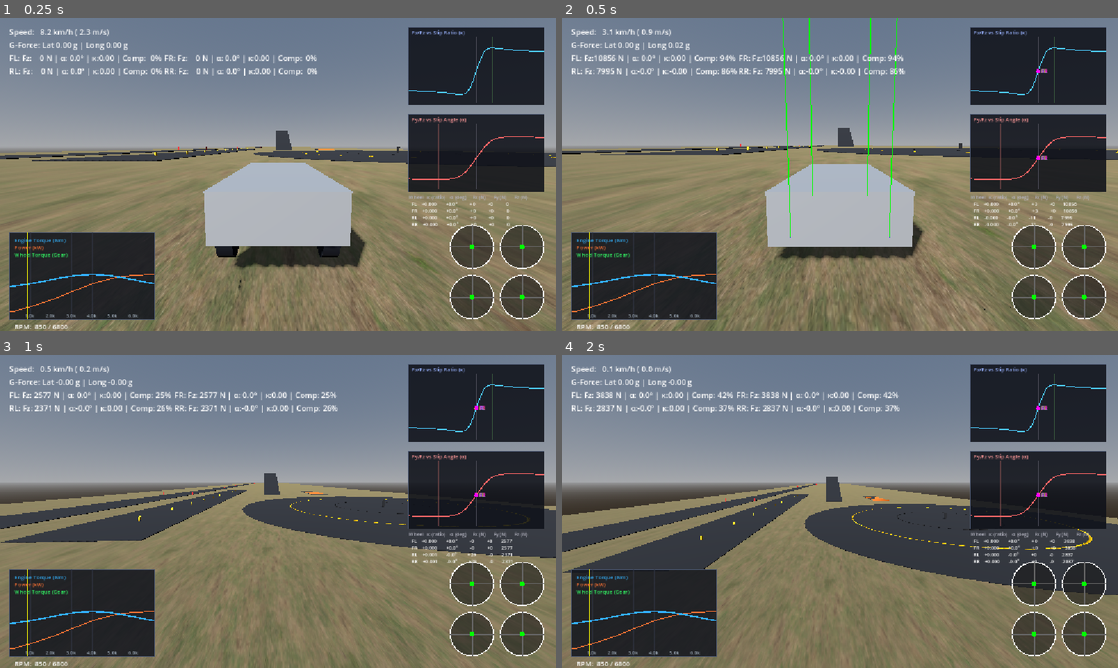
Above: before the commit, frames 1-4 (two rows, left to right).
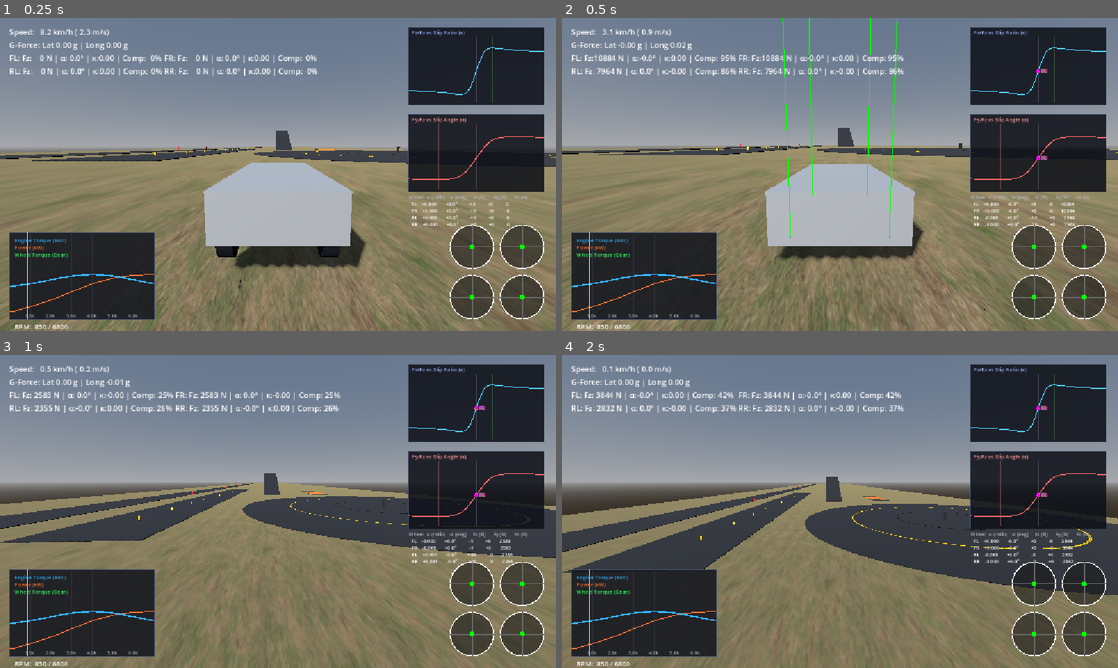
Above: after the commit, the same moments.

Repository: RealAbdurRehman/grounded
Game: Godot game, scene res://scenes/world/world.tscn
The game is run twice, just before and just after one commit, with the same random seed, the same clock (stepped at 60 frames per second) and the same inputs.
Inputs (mouse positions are in pixels of both pictures, inside the frame that each line leads up to):
- Up to frame 1 (0.25 s): no input
- Up to frame 2 (0.5 s): no input
- Up to frame 3 (1 s): tap Enter at 0.5 s; move the mouse to (305, 511) at 0.52 s; hold E (gear_up) from 0.53 s (still down); hold V (camera_mode) from 0.53 s (still down); click (305, 511) at 0.67 s
- Up to frame 4 (2 s): release E (gear_up) at 1.25 s; release V (camera_mode) at 1.25 s; drag from (728, 527) to (812, 574) at 1.27 s

Frame 1 is identical in both runs. In frame 2, 1.2% of the frame differs, in the area x 3-100%, y 0-93%; in frame 3, 1.4%; in frame 4, 1.5%, in the area x 0-100%, y 7-77%.

Commit message:
Fix anti roll bar force direction and application points

Diff:
--- a/scenes/vehicle/vehicle.tscn
+++ b/scenes/vehicle/vehicle.tscn
@@ -79,4 +79,4 @@
 [node name="Markers" type="Node3D" parent="." unique_id=111010334]
 
 [node name="CenterOfMass" type="Marker3D" parent="Markers" unique_id=779543473]
-transform = Transform3D(1, 0, 0, 0, 1, 0, 0, 0, 1, 0, 0, -0.2)
+transform = Transform3D(1, 0, 0, 0, 1, 0, 0, 0, 1, 0, 0.2, -0.2)
--- a/scenes/world/world.tscn
+++ b/scenes/world/world.tscn
@@ -596,6 +596,8 @@
 transform = Transform3D(1, 0, 0, 0, 1, 0, 0, 0, 1, 0, 1.5, 525)
 brake_bias_front = 0.75
 drag_coefficient = 0.31
+front_arb_stiffness = 4500.0
+rear_arb_stiffness = 3000.0
 wheel_fl = NodePath("Wheels/WheelFL")
 wheel_fr = NodePath("Wheels/WheelFR")
 wheel_rl = NodePath("Wheels/WheelRL")
--- a/scripts/vehicle/vehicle.gd
+++ b/scripts/vehicle/vehicle.gd
@@ -94,24 +94,24 @@
 		var front_diff: float = wheel_fl.spring_displacement - wheel_fr.spring_displacement
 		var front_arb_force: float = front_diff * front_arb_stiffness
 		apply_force(
-			wheel_fl.contact_normal * -front_arb_force,
-			wheel_fl.contact_point - global_position,
+			wheel_fl.contact_normal * front_arb_force,
+			wheel_fl.global_position - global_position,
 		)
 		apply_force(
-			wheel_fr.contact_normal * front_arb_force,
-			wheel_fr.contact_point - global_position,
+			wheel_fr.contact_normal * -front_arb_force,
+			wheel_fr.global_position - global_position,
 		)
 
 	if wheel_rl.is_grounded and wheel_rr.is_grounded:
 		var rear_diff: float = wheel_rl.spring_displacement - wheel_rr.spring_displacement
 		var rear_arb_force: float = rear_diff * rear_arb_stiffness
 		apply_force(
-			wheel_rl.contact_normal * -rear_arb_force,
-			wheel_rl.contact_point - global_position,
+			wheel_rl.contact_normal * rear_arb_force,
+			wheel_rl.global_position - global_position,
 		)
 		apply_force(
-			wheel_rr.contact_normal * rear_arb_force,
-			wheel_rr.contact_point - global_position,
+			wheel_rr.contact_normal * -rear_arb_force,
+			wheel_rr.global_position - global_position,
 		)
 
 
